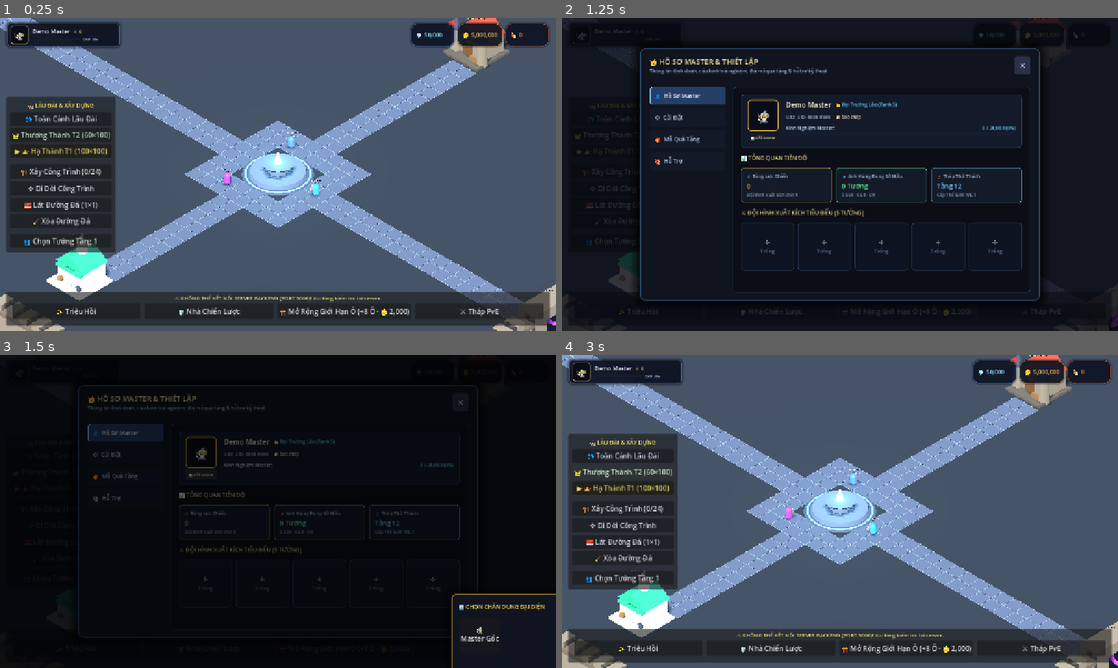
Above: before the commit, frames 1-4 (two rows, left to right).
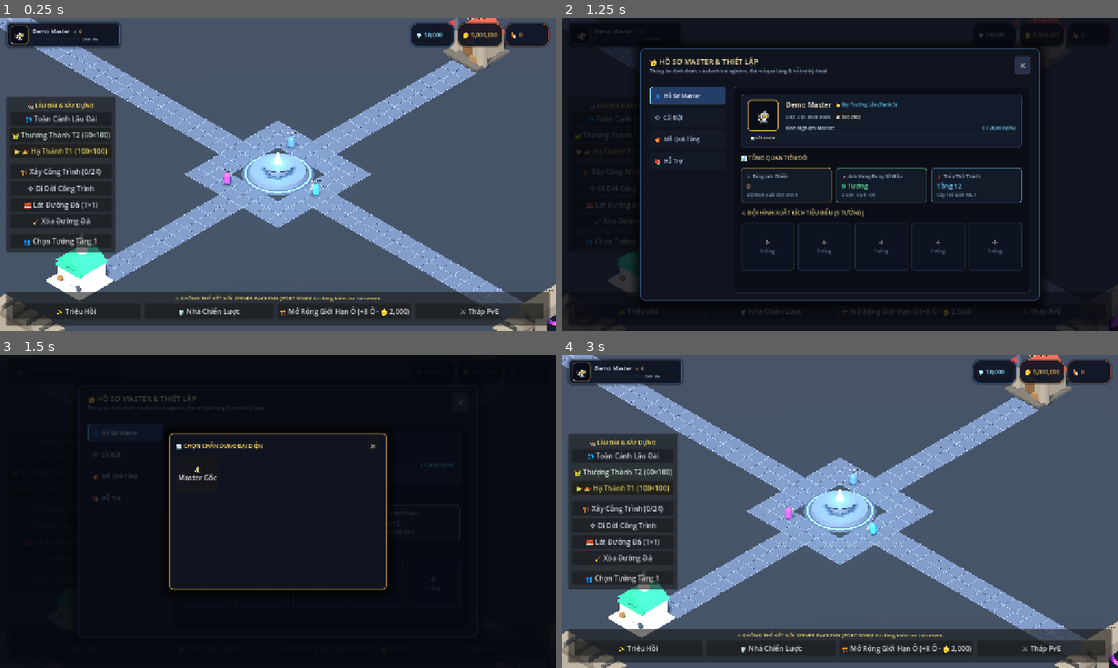
Above: after the commit, the same moments.

Repository: Zombie3012/infinity_gacha
Game: Godot game, scene res://scenes/base/isometric_base_3d.tscn
The game is run twice, just before and just after one commit, with the same random seed, the same clock (stepped at 60 frames per second) and the same inputs.
Inputs (mouse positions are in pixels of both pictures, inside the frame that each line leads up to):
- Up to frame 1 (0.25 s): no input
- Up to frame 2 (1.25 s): click (623, 33) at 0.5 s
- Up to frame 3 (1.5 s): click "🔄 Đổi Avatar" at 1.25 s
- Up to frame 4 (3 s): click "🌐 Toàn Cảnh Lâu Đài" at 2 s; click "👑 Thượng Thành T2 (60×100)" at 2.75 s

Frames 1-2 are identical in both runs. In frame 3, 2.1% of the frame differs, in the area x 15-100%, y 13-100%; in frame 4, nothing differs.

Commit message:
fix(ui): center avatar picker modal correctly in viewport

Diff:
--- a/client-godot/scripts/ui/player_profile_modal.gd
+++ b/client-godot/scripts/ui/player_profile_modal.gd
@@ -60,6 +60,8 @@
 			_dimmer.size = vp_size
 		if _center_box != null:
 			_center_box.size = vp_size
+		if _avatar_picker_wrap != null:
+			_avatar_picker_wrap.size = vp_size
 
 func _init_audio_buses() -> void:
 	_audio_bus_master_idx = AudioServer.get_bus_index("Master")
@@ -1301,35 +1303,68 @@
 func _open_avatar_picker() -> void:
 	_close_avatar_picker()
 
+	var vp_size := get_viewport_rect().size
+
 	_avatar_picker_wrap = Control.new()
+	_avatar_picker_wrap.mouse_filter = Control.MOUSE_FILTER_STOP
+	add_child(_avatar_picker_wrap)
+
 	_avatar_picker_wrap.set_anchors_preset(Control.PRESET_FULL_RECT)
+	_avatar_picker_wrap.anchor_left = 0.0
+	_avatar_picker_wrap.anchor_top = 0.0
 	_avatar_picker_wrap.anchor_right = 1.0
 	_avatar_picker_wrap.anchor_bottom = 1.0
-	_avatar_picker_wrap.size = size
-	_avatar_picker_wrap.mouse_filter = Control.MOUSE_FILTER_STOP
-	add_child(_avatar_picker_wrap)
+	_avatar_picker_wrap.offset_left = 0.0
+	_avatar_picker_wrap.offset_top = 0.0
+	_avatar_picker_wrap.offset_right = 0.0
+	_avatar_picker_wrap.offset_bottom = 0.0
+	_avatar_picker_wrap.grow_horizontal = Control.GROW_DIRECTION_BOTH
+	_avatar_picker_wrap.grow_vertical = Control.GROW_DIRECTION_BOTH
+	if vp_size.x > 0 and vp_size.y > 0:
+		_avatar_picker_wrap.size = vp_size
 
 	var bg := ColorRect.new()
-	bg.set_anchors_preset(Control.PRESET_FULL_RECT)
-	bg.anchor_right = 1.0
-	bg.anchor_bottom = 1.0
-	bg.color = Color(0, 0, 0, 0.6)
 	bg.mouse_filter = Control.MOUSE_FILTER_STOP
+	bg.color = Color(0.02, 0.03, 0.06, 0.75)
 	bg.gui_input.connect(func(ev: InputEvent):
 		if ev is InputEventMouseButton and ev.pressed:
 			_close_avatar_picker()
 	)
 	_avatar_picker_wrap.add_child(bg)
+	bg.set_anchors_preset(Control.PRESET_FULL_RECT)
+	bg.anchor_left = 0.0
+	bg.anchor_top = 0.0
+	bg.anchor_right = 1.0
+	bg.anchor_bottom = 1.0
+	bg.offset_left = 0.0
+	bg.offset_top = 0.0
+	bg.offset_right = 0.0
+	bg.offset_bottom = 0.0
+	bg.grow_horizontal = Control.GROW_DIRECTION_BOTH
+	bg.grow_vertical = Control.GROW_DIRECTION_BOTH
+	if vp_size.x > 0 and vp_size.y > 0:
+		bg.size = vp_size
 
 	var center := CenterContainer.new()
+	center.mouse_filter = Control.MOUSE_FILTER_IGNORE
+	_avatar_picker_wrap.add_child(center)
 	center.set_anchors_preset(Control.PRESET_FULL_RECT)
+	center.anchor_left = 0.0
+	center.anchor_top = 0.0
 	center.anchor_right = 1.0
 	center.anchor_bottom = 1.0
-	center.mouse_filter = Control.MOUSE_FILTER_IGNORE
-	_avatar_picker_wrap.add_child(center)
+	center.offset_left = 0.0
+	center.offset_top = 0.0
+	center.offset_right = 0.0
+	center.offset_bottom = 0.0
+	center.grow_horizontal = Control.GROW_DIRECTION_BOTH
+	center.grow_vertical = Control.GROW_DIRECTION_BOTH
+	if vp_size.x > 0 and vp_size.y > 0:
+		center.size = vp_size
 
 	_avatar_picker_panel = PanelContainer.new()
-	_avatar_picker_panel.custom_minimum_size = Vector2(480, 340)
+	_avatar_picker_panel.custom_minimum_size = Vector2(500, 360)
+	_avatar_picker_panel.mouse_filter = Control.MOUSE_FILTER_STOP
 
 	var p_style := StyleBoxFlat.new()
 	p_style.bg_color = Color(0.06, 0.08, 0.13, 0.98)
@@ -1342,7 +1377,8 @@
 	p_style.corner_radius_top_right = 8
 	p_style.corner_radius_bottom_left = 8
 	p_style.corner_radius_bottom_right = 8
-	p_style.shadow_size = 20
+	p_style.shadow_size = 24
+	p_style.shadow_color = Color(0, 0, 0, 0.8)
 	_avatar_picker_panel.add_theme_stylebox_override("panel", p_style)
 	center.add_child(_avatar_picker_panel)
 
